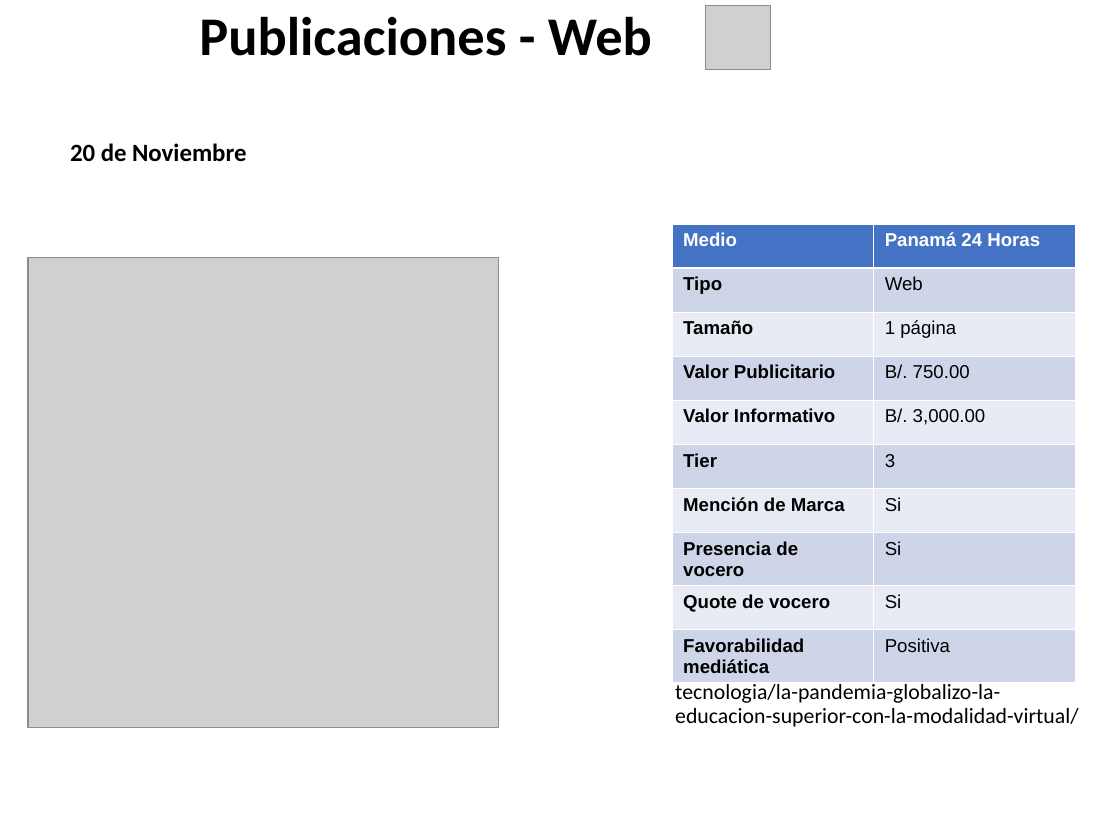
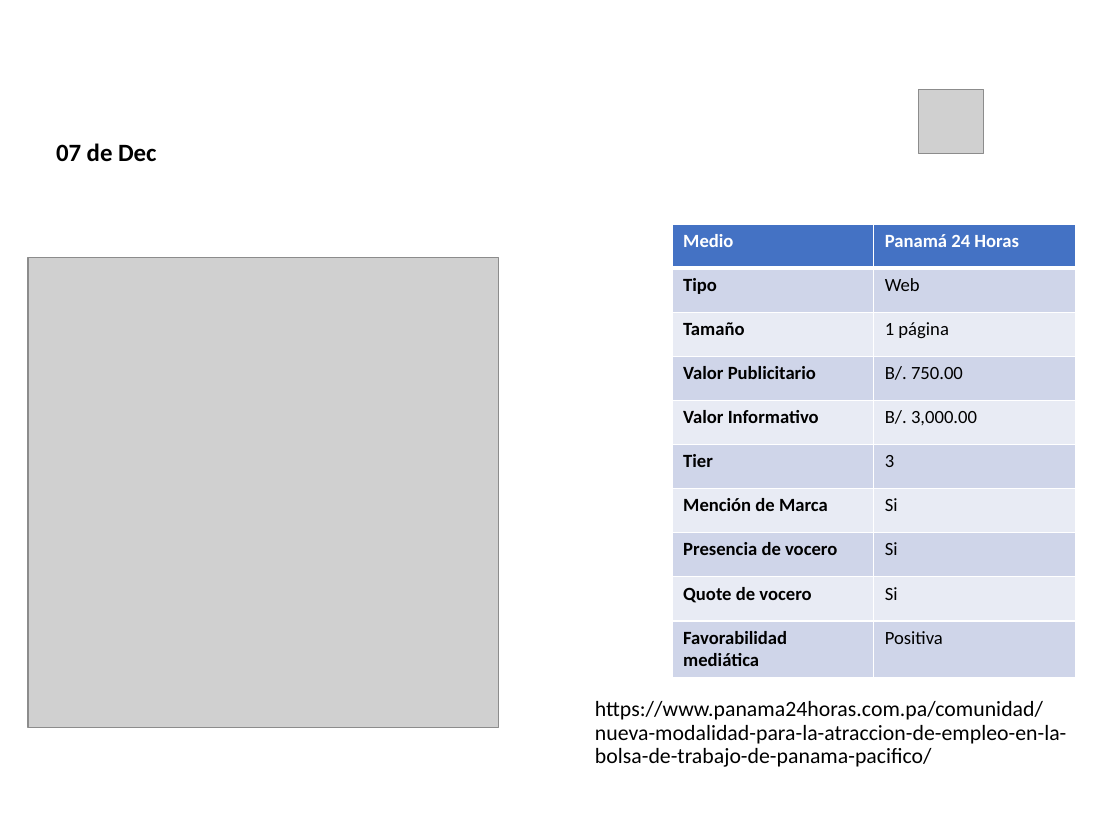
Before and after one commit to dgarci23/Report-Generator, a slide deck: slide 6 of Presentacion Terminada.pptx (slide 3 before the commit). Drawn at 1120x840 pixels with LibreOffice and Linux fonts; fonts in the diff are those of the drawing; grey boxes stand for pictures; background and template pictures are left out. Boxes give left, top, right and bottom in pixels: in the first picture for what was removed or moved away, otherwise in the second. Text is boxed around its words. In the diff, an @@ line names an element or a change of style, - is before the commit and + after.

```diff
--- a/Presentacion Terminada.pptx
+++ b/Presentacion Terminada.pptx
@@ title "Publicaciones - Web": place and size @@
-title "Publicaciones - Web" at [199,16,652,56]
+title "Publicaciones - Web" at [160,2,893,92]
@@ title "Publicaciones - Web" at [160,2,893,92]: text colour #000000 to #FFFFFF @@
@@ picture: place and size @@
-picture at [706,6,771,69]
+picture at [918,90,983,153]
@@ text at [56,143,157,162]: text changed @@
-20 de Noviembre
+07 de Dec
@@ table at [672,224,1075,670] @@
@@ font Arial to Calibri @@
@@ text at [595,701,1066,767]: text changed @@
-https://www.panama24horas.com.pa/tecnologia/la-pandemia-globalizo-la-educacion-superior-con-la-modalidad-virtual/
+https://www.panama24horas.com.pa/comunidad/nueva-modalidad-para-la-atraccion-de-empleo-en-la-bolsa-de-trabajo-de-panama-pacifico/
```
Also in this commit, not shown: 22 other slides changed, 3 slides removed, 4 other files.
